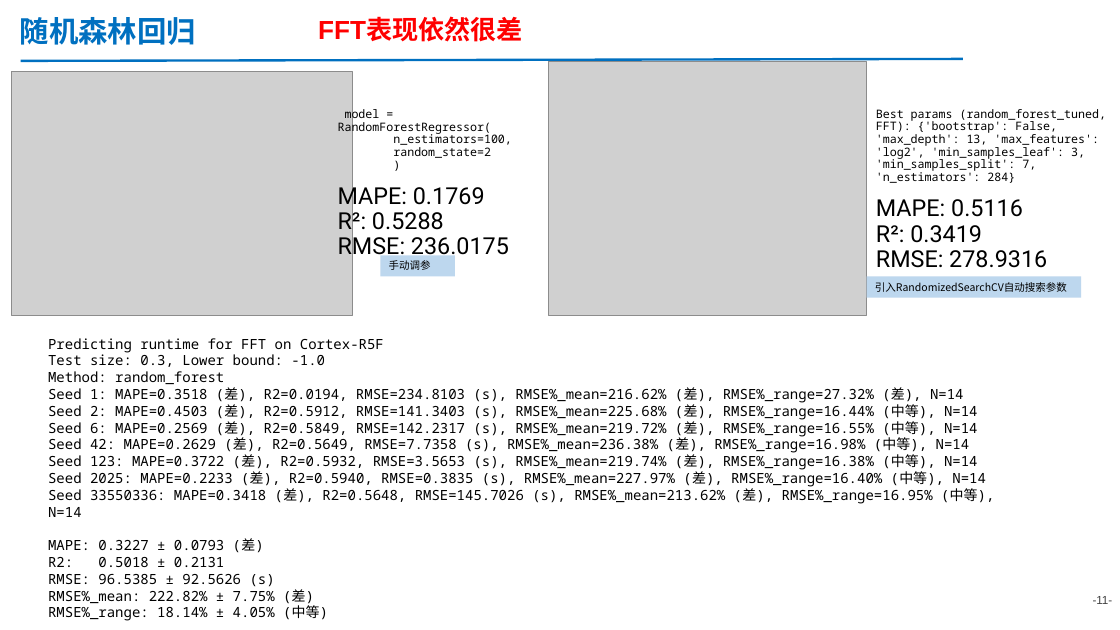
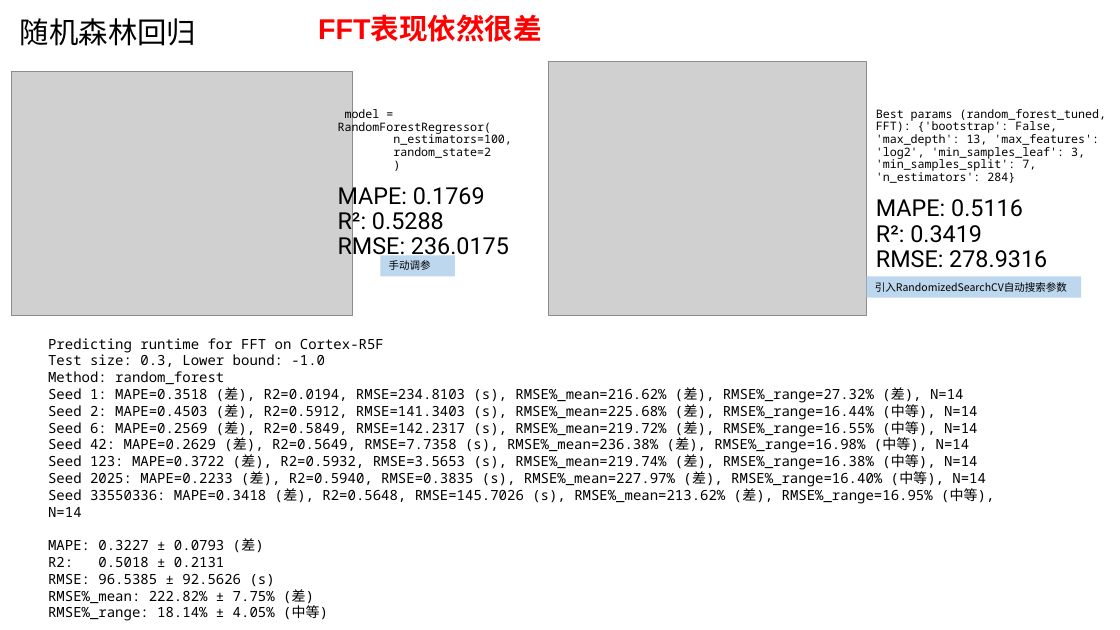
Before and after one commit to AE-26710/Time-Prediction, a slide deck: slide 11 of 20251106-同平台runtime预测-金.pptx. Drawn at 1120x630 pixels with LibreOffice and Linux fonts; fonts in the diff are those of the drawing; grey boxes stand for pictures. Boxes give left, top, right and bottom in pixels: in the first picture for what was removed or moved away, otherwise in the second. Text is boxed around its words. In the diff, an @@ line names an element or a change of style, - is before the commit and + after.

```diff
--- a/20251106-同平台runtime预测-金.pptx
+++ b/20251106-同平台runtime预测-金.pptx
@@ title "随机森林回归" at [20, 18, 196, 46]: text colour #0070C0 to #000000, bold off; vertical alignment top to middle @@
@@ text "FFT表现依然很差" at [318, 16, 542, 44]: size 22.4 to 24.5 pt; line spacing 0.9 to 0.8 @@
@@ line removed from (21, 60) to (963, 59) @@
@@ page number removed at [1093, 596, 1113, 604] @@
--11-
```
Also in this commit, not shown: 34 other slides changed, 1 slide added, 5 other files.
